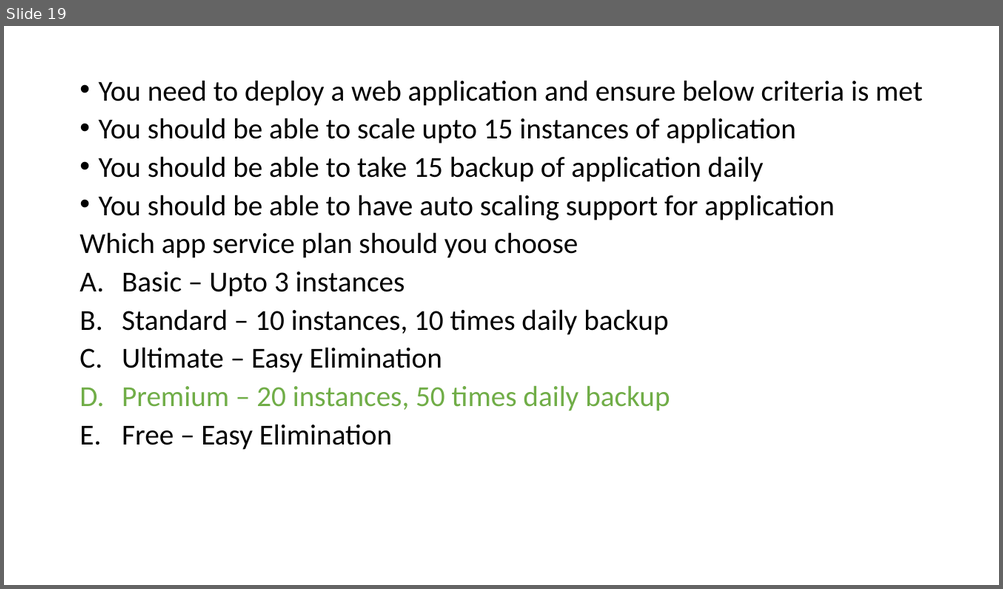
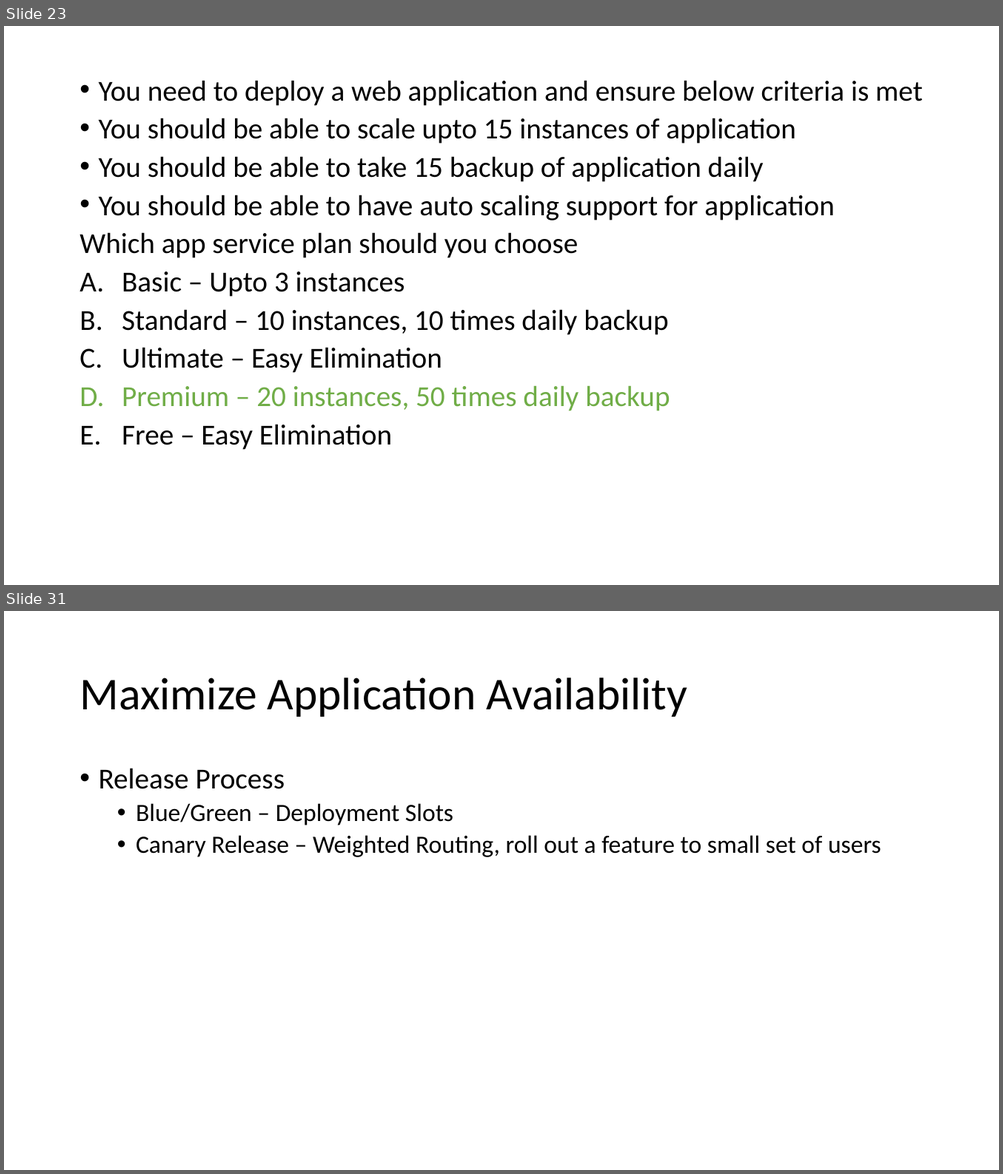
Before and after one commit to BhavaniN5/03June-AZ305, a slide deck: Business Continuity and Resiliency.pptx. Shown one above the other, each under a label of ours: slide 19 before the commit, slides 23 and 31 after it; the slides between them are not shown. The pictures are 1003x589 and 1003x1174 pixels, drawn with LibreOffice and Linux fonts; fonts in the diff are those of the drawing. Boxes give left, top, right and bottom in pixels: in the first picture for what was removed or moved away, otherwise in the second. Text is boxed around its words. In the diff, an @@ line names an element or a change of style, - is before the commit and + after.

```diff
--- a/Business Continuity and Resiliency.pptx
+++ b/Business Continuity and Resiliency.pptx
@@ slide 31 added at box(4, 611, 999, 1170), background #FFFFFF @@
@@ title added at box(79, 678, 688, 717), 44 pt, text #000000 @@
+Maximize Application Availability
@@ text added at box(99, 768, 881, 857), 24 pt, text #000000 @@
+• Release Process
+  • Blue/Green – Deployment Slots
+  • Canary Release – Weighted Routing, roll out a feature to small set of users
@@ what was slide 19 is now slide 23 @@
```
Also in this commit, not shown: 13 other slides added.
